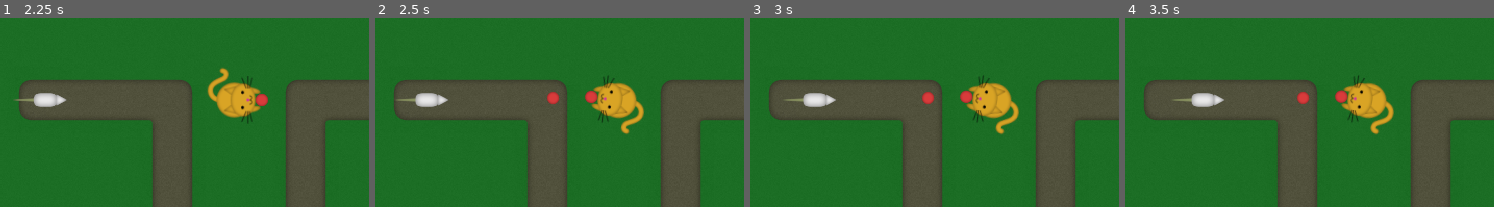
Above: before the commit, frames 1-4 (left to right).
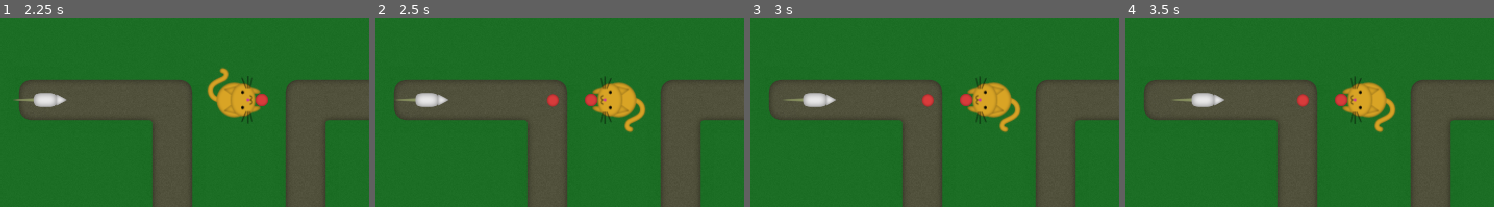
Above: after the commit, the same moments.

Repository: vibrunazo/godot-cats
Game: Godot game, scene res://scenes/Map.tscn
The game is run twice, just before and just after one commit, with the same random seed, the same clock (stepped at 60 frames per second) and the same inputs.
Inputs:
- Up to frame 1 (2.25 s): click "Cat1" at 0.5 s; click "Cat2" at 1.25 s; click "Cat1" at 2 s
- Up to frame 2 (2.5 s): no input
- Up to frame 3 (3 s): click "Cat2" at 2.75 s
- Up to frame 4 (3.5 s): no input
The pictures show only the part of the screen within x 0-50%, y 0-50%; the shares and areas given below are measured in that part.

Frame 1 is identical in both runs. In frame 2, 1.2% of the frame differs, in the area x 46-74%, y 30-62%; in frame 3, 1.3%; in frame 4, 1.3%.

Commit message:
cat turns to mice global position

Diff:
--- a/scenes/Cat.gd
+++ b/scenes/Cat.gd
@@ -32,7 +32,7 @@
 		follow_target()
 
 func follow_target():
-	var pos = target.position
+	var pos = target.global_position
 	$Turret.look_at(pos)
 
 func acquire_new_target(new_target: Node):
